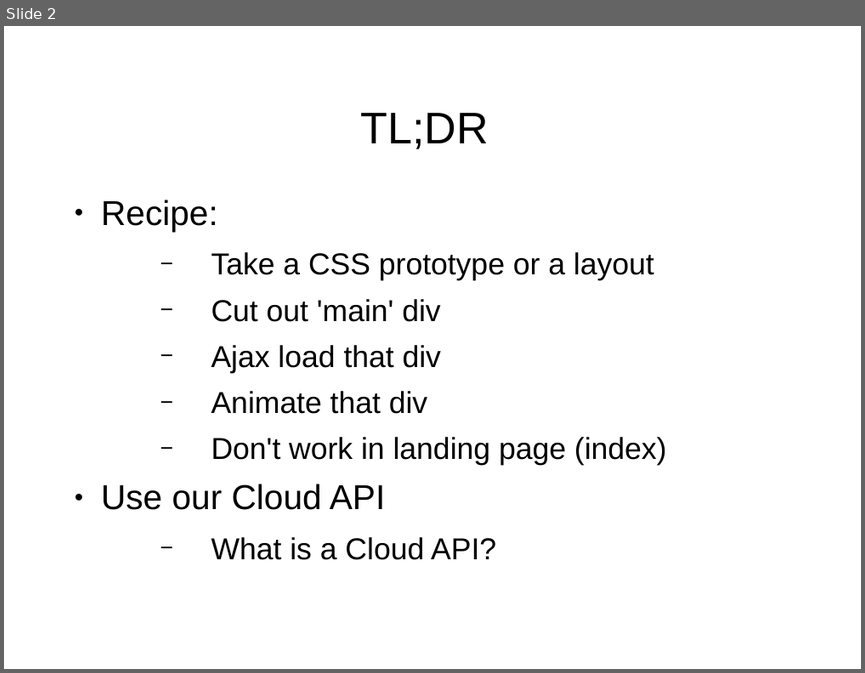
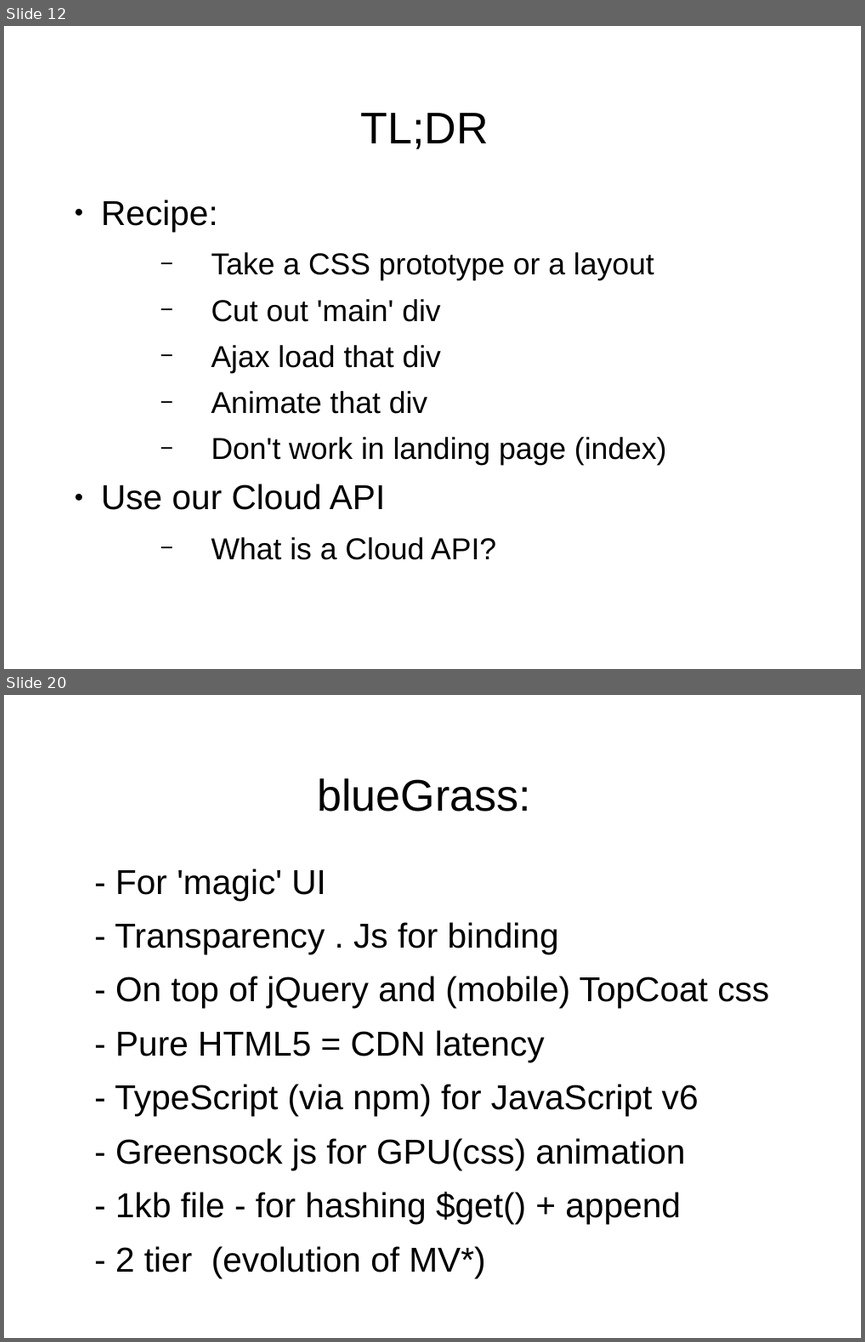
Before and after one commit to shawea/blueGrass, a slide deck: trainTheTrainer/short.odp. Shown one above the other, each under a label of ours: slide 2 before the commit, slides 12 and 20 after it; the slides between them are not shown. The pictures are 865x673 and 865x1342 pixels, drawn with LibreOffice and Linux fonts; fonts in the diff are those of the drawing; background and template pictures are left out. Boxes give left, top, right and bottom in pixels: in the first picture for what was removed or moved away, otherwise in the second. Text is boxed around its words. In the diff, an @@ line names an element or a change of style, - is before the commit and + after.

```diff
--- a/trainTheTrainer/short.odp
+++ b/trainTheTrainer/short.odp
@@ slide 20 added at [4,695,861,1338], background picture (left out) @@
@@ title added at [317,778,531,811], 41 pt, text #000000 @@
+blueGrass:
@@ text added at [114,868,769,1277], 32 pt, text #000000 @@
+- For 'magic' UI
+- Transparency . Js for binding
+- On top of jQuery and (mobile) TopCoat css
+- Pure HTML5 = CDN latency
+- TypeScript (via npm) for JavaScript v6
+- Greensock js for GPU(css) animation
+- 1kb file - for hashing $get() + append
+- 2 tier (evolution of MV*)
@@ what was slide 2 is now slide 12 @@
```
Also in this commit, not shown: 12 other slides added, 10 slides removed, 2 other files.
